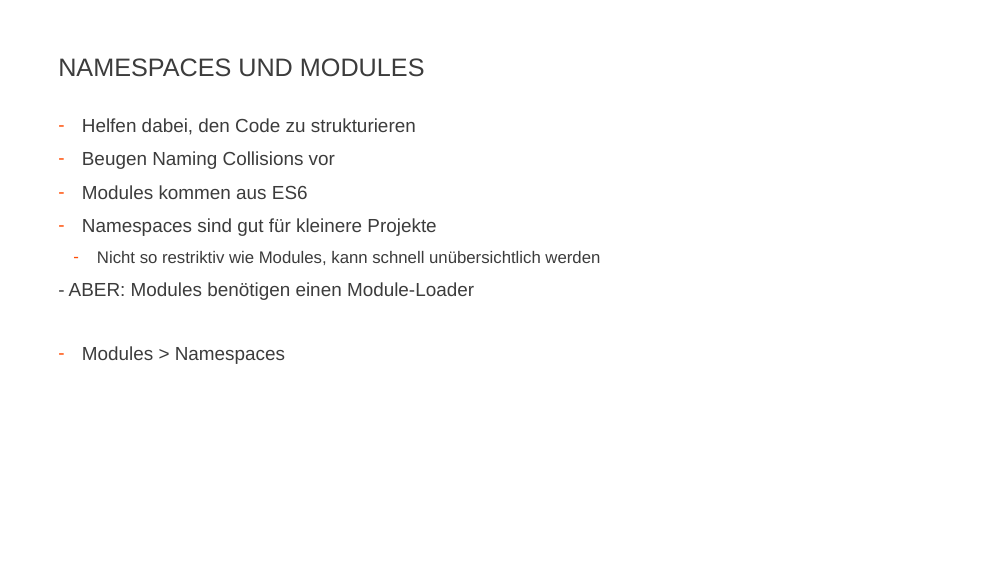
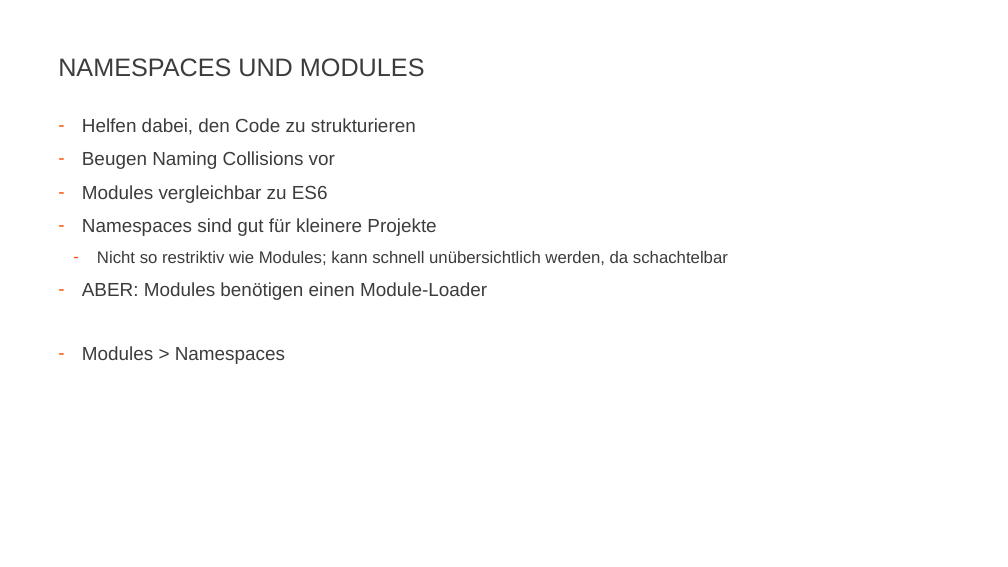
Before and after one commit to JohannesFeige/typescriptTrainingGrundlagen, a slide deck: slide 33 of TypeScriptBasics.pptx. Drawn at 1008x567 pixels with LibreOffice and Linux fonts; fonts in the diff are those of the drawing; background and template pictures are left out. Boxes give left, top, right and bottom in pixels: in the first picture for what was removed or moved away, otherwise in the second. Text is boxed around its words. In the diff, an @@ line names an element or a change of style, - is before the commit and + after.

```diff
--- a/TypeScriptBasics.pptx
+++ b/TypeScriptBasics.pptx
@@ text at box(82, 185, 328, 203): text changed @@
-– Modules kommen aus ES6
+– Modules vergleichbar zu ES6
@@ text at box(82, 251, 728, 300): text changed @@
-  – Nicht so restriktiv wie Modules, kann schnell unübersichtlich werden
-- ABER: Modules benötigen einen Module-Loader
+  – Nicht so restriktiv wie Modules; kann schnell unübersichtlich werden, da schachtelbar
+– ABER: Modules benötigen einen Module-Loader
```
Also in this commit, not shown: 1 other slide changed.
